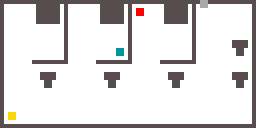
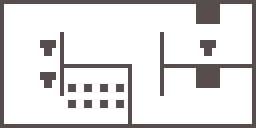
Two versions of the same layered image (w=256, h=128). Layer-by-layer changes:
hid "EXIT" over [left=200, top=0, right=208, bottom=8]
hid "SURVIVOR 1" over [left=136, top=8, right=144, bottom=16]
hid "SURVIVOR 2" over [left=8, top=112, right=16, bottom=120]
hid "AMY" over [left=116, top=48, right=124, bottom=56]
added layer "MAP22" above "MAP21" over [left=8, top=0, right=252, bottom=124]
added layer "MAP21" above "MAP20" over [left=8, top=0, right=252, bottom=124]
added layer "MAP20" above "MAP19" over [left=8, top=0, right=252, bottom=124]
added layer "MAP19" above "MAP18" over [left=8, top=0, right=252, bottom=124]
added layer "MAP18" above "MAP17" over [left=8, top=0, right=252, bottom=124]
added layer "MAP17" above "MAP16" over [left=8, top=0, right=252, bottom=124]
added layer "MAP16" above "MAP15" over [left=8, top=0, right=252, bottom=124]
